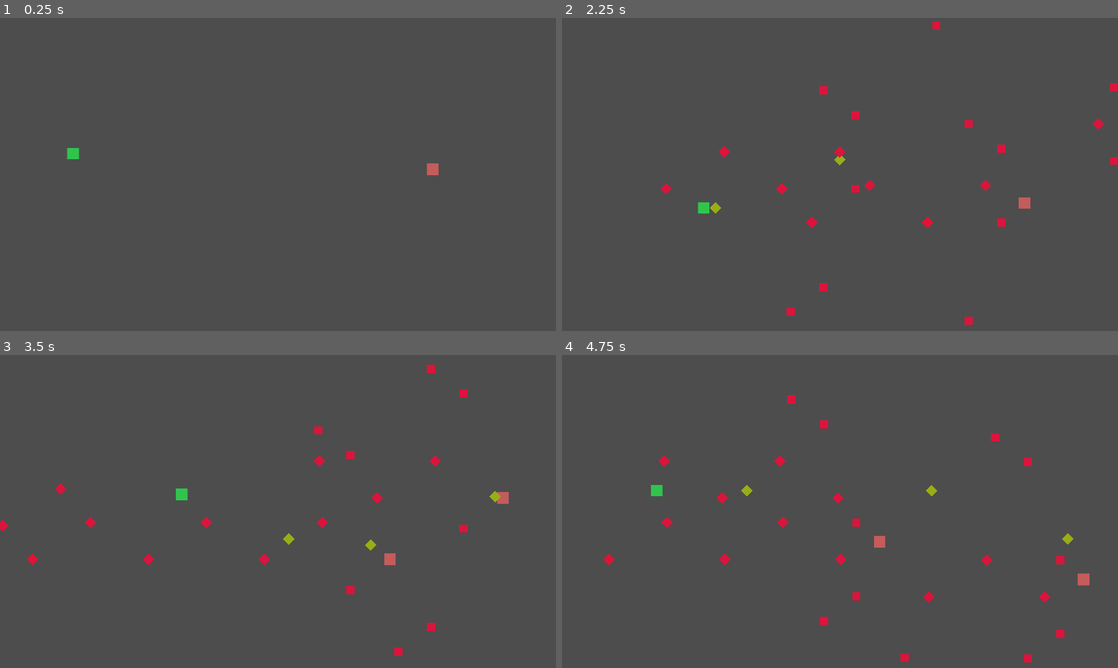
Above: before the commit, frames 1-4 (two rows, left to right).
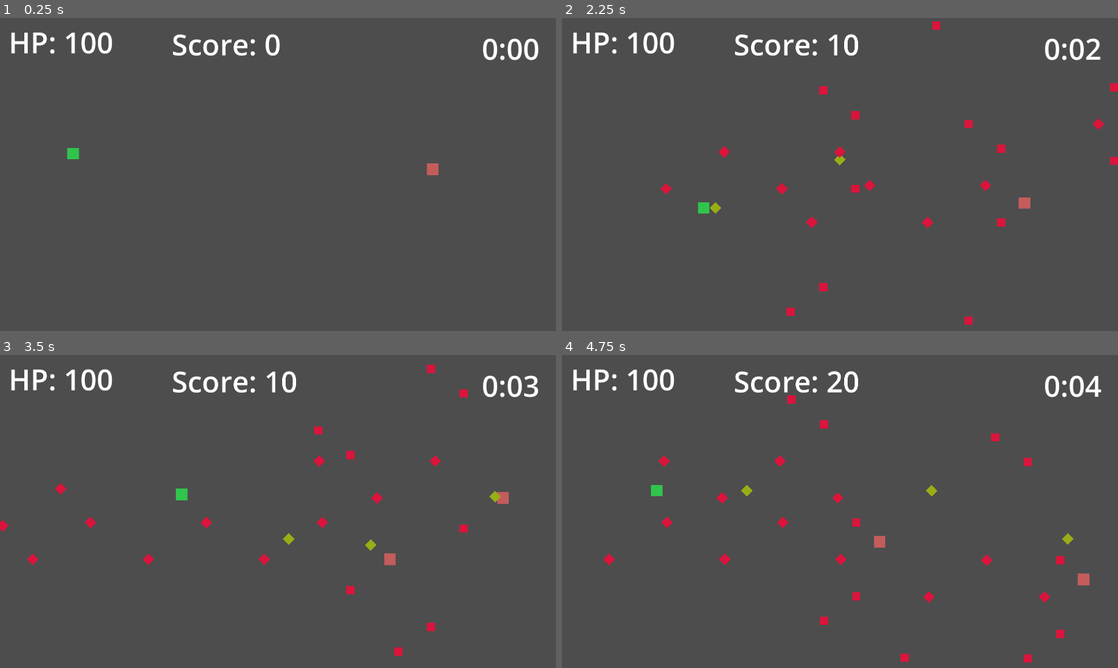
Above: after the commit, the same moments.

Repository: NamespaceV/bullets
Game: Godot game, scene res://level.tscn
Two runs of this game, one before a commit and one after it. Both use one fixed random seed, a clock stepped at 60 frames per second and the inputs below.
Inputs:
- Up to frame 1 (0.25 s): no input
- Up to frame 2 (2.25 s): tap Enter at 0.5 s; hold D (right) 0.53-1.28 s; tap Space (shoot) at 0.6, 1.35, 2.1 s; hold S (down) 1.28-2.03 s; hold D (right) from 2.03 s (still down)
- Up to frame 3 (3.5 s): release D (right) at 2.78 s; hold W (up) from 2.78 s (still down); tap Space (shoot) at 2.85 s
- Up to frame 4 (4.75 s): release W (up) at 3.53 s; hold A (left) from 3.53 s (still down); tap Space (shoot) at 3.6, 4.35 s

The runs differ from the first frame. In frame 1, 1.3% of the frame differs, in the area x 2-97%, y 4-14%; in frame 2, 1.3%; in frame 3, 1.3%; in frame 4, 1.4%.

Commit message:
hud

Diff:
--- a/enemy/enemy.gd
+++ b/enemy/enemy.gd
@@ -19,3 +19,4 @@
 func hit_by_bullet(b : Bullet) -> void:
 	b.queue_free()
 	queue_free()
+	GUI.enemy_died(10)
--- /dev/null
+++ b/gui/gui.gd
@@ -0,0 +1,23 @@
+extends Node
+
+var hp := 100.0
+var score := 0.0
+var timer = 0.0
+
+func _ready() -> void:
+	add_child(load("res://gui/gui.tscn").instantiate())
+
+func _process(delta: float) -> void:
+	timer += delta
+	var min = int(timer / 60)
+	var sec = int(timer) % 60
+	$Gui/TimerLabel.text = "%d:%02d" % [min, sec]
+
+func player_got_hit(damage:float) -> void:
+	hp -= damage
+	$Gui/HpLabel.text = "HP: " + str(hp)
+
+
+func enemy_died(points:float) -> void:
+	score += points
+	$Gui/ScoreLabel.text = "Score: " + str(score)
--- /dev/null
+++ b/gui/gui.tscn
@@ -0,0 +1,36 @@
+[gd_scene format=3 uid="uid://lt20ov3xxl1n"]
+
+[node name="Gui" type="Control"]
+layout_mode = 3
+anchor_right = 1.0
+anchor_bottom = 1.0
+
+[node name="HpLabel" type="Label" parent="."]
+offset_left = 30.0
+offset_top = 15.0
+offset_right = 88.0
+offset_bottom = 38.0
+theme_override_font_sizes/font_size = 100
+text = "HP: 100"
+
+[node name="ScoreLabel" type="Label" parent="."]
+offset_left = 593.0
+offset_top = 22.0
+offset_right = 970.0
+offset_bottom = 159.0
+theme_override_font_sizes/font_size = 100
+text = "Score: 0"
+
+[node name="TimerLabel" type="Label" parent="."]
+layout_mode = 1
+anchors_preset = 1
+anchor_left = 1.0
+anchor_right = 1.0
+offset_left = -434.0
+offset_top = 37.0
+offset_right = -57.0
+offset_bottom = 174.0
+grow_horizontal = 0
+theme_override_font_sizes/font_size = 100
+text = "0:01"
+horizontal_alignment = 2
--- a/player/player.gd
+++ b/player/player.gd
@@ -13,5 +13,7 @@
 	if Input.is_action_just_pressed("shoot"):
 		var bullet = Bullet.create_for_player(self)
 
+
 func hit_by_bullet(b : Bullet) -> void:
 	b.queue_free()
+	GUI.player_got_hit(10)
--- a/project.godot
+++ b/project.godot
@@ -14,6 +14,10 @@
 run/main_scene="res://level.tscn"
 config/features=PackedStringArray("4.3", "Forward Plus")
 config/icon="res://icon.svg"
+
+[autoload]
+
+GUI="*res://gui/gui.gd"
 
 [display]
 
